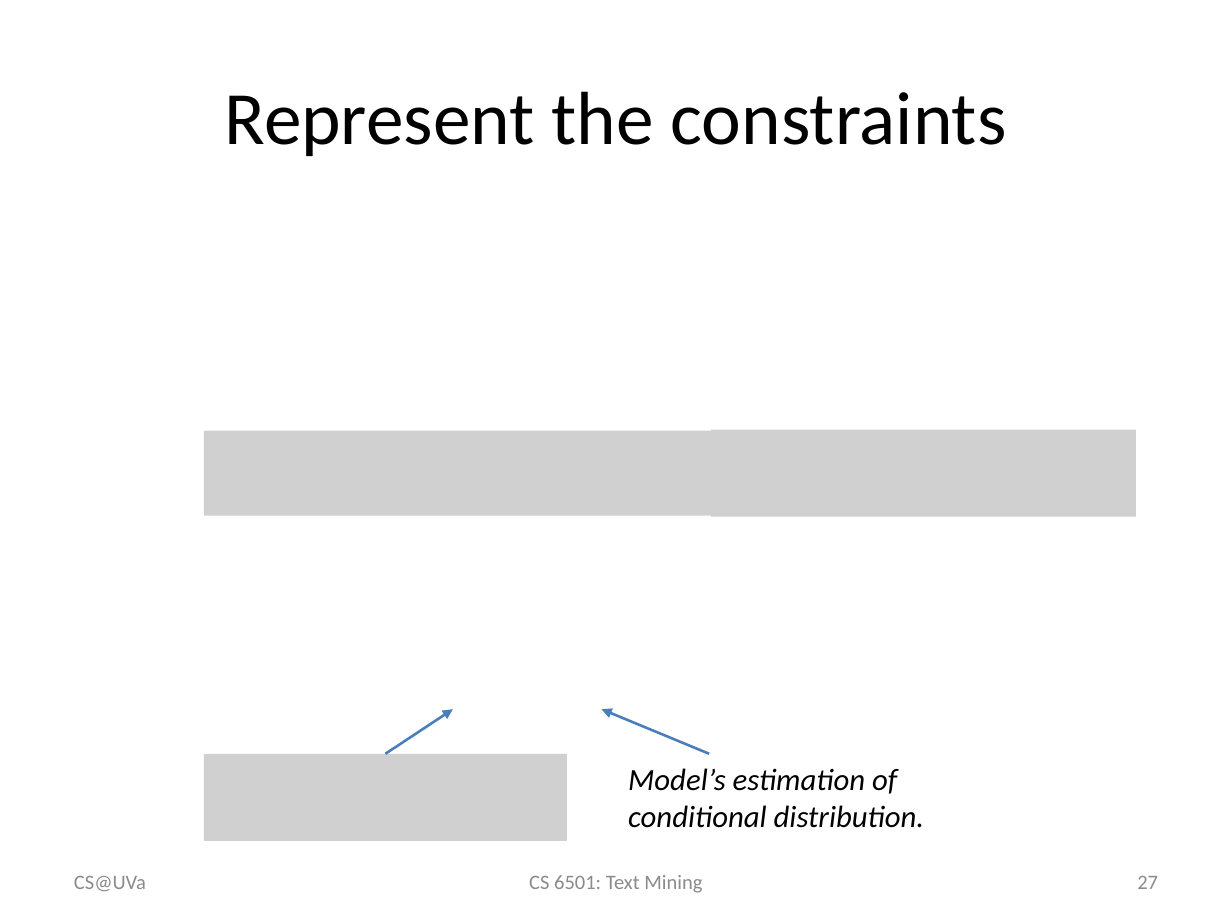
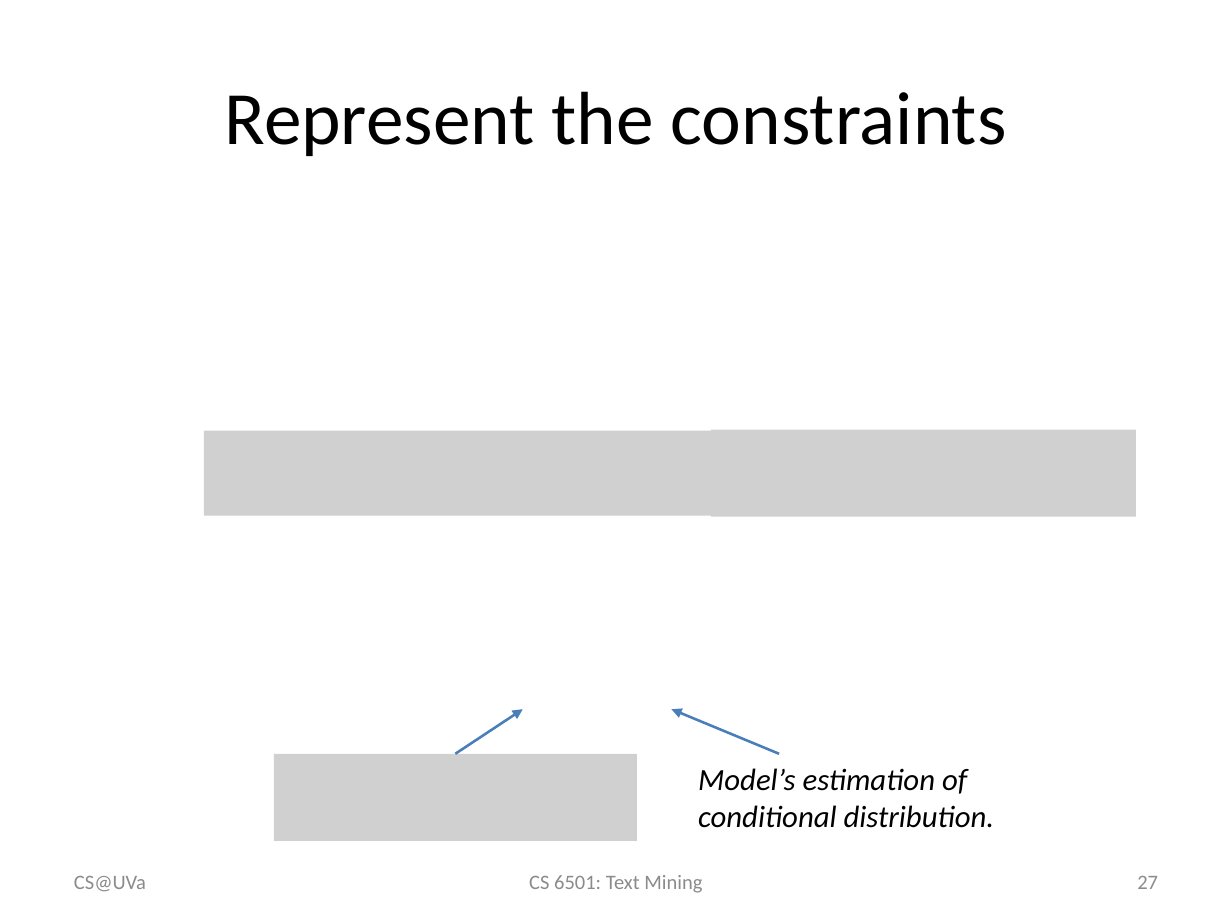
Before and after one commit to wang296/CS6501-Text-Mining, a slide deck: slide 27 of docs/Logistic Regression.pptx. Drawn at 1232x924 pixels with LibreOffice and Linux fonts; fonts in the diff are those of the drawing; grey boxes stand for pictures. Boxes give left, top, right and bottom in pixels: in the first picture for what was removed or moved away, otherwise in the second. Text is boxed around its words. In the diff, an @@ line names an element or a change of style, - is before the commit and + after.

```diff
--- a/docs/Logistic Regression.pptx
+++ b/docs/Logistic Regression.pptx
@@ 2 arrows, 1 picture, 1 text: place and size @@
-2 arrows, 1 picture, 1 text at <box>205,710,925,841</box>
+2 arrows, 1 picture, 1 text at <box>274,710,995,841</box>
```
Also in this commit, not shown: 1 other file.
